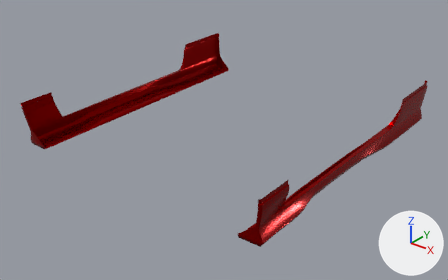
One commit to the Blender file content/cars/nissan_rs13/sideskirts_oemkouki.blend: the scene before it, then after it.
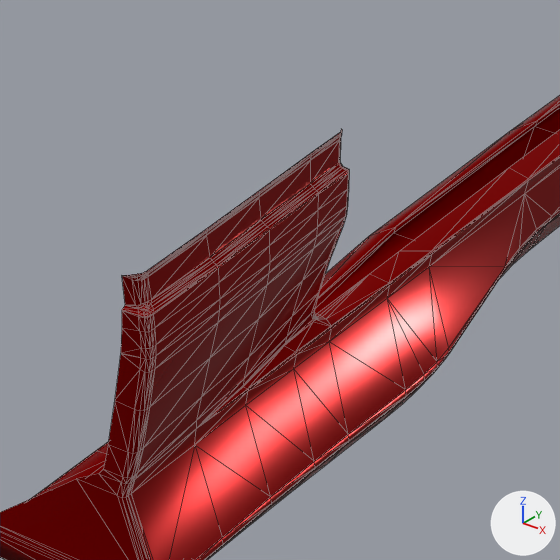
The first picture shows the older version from a camera (50 mm lens) standing at (2.13, -2.7, 1.61) and looking at (0.01, -0.04, -0.03). The close-ups show both versions on the part from 54% to 71% of the width and 58% to 85% of the height of that picture; other places that the commit changed are outside them. The lights are fixed; the arrows at lower right show +X, +Y and +Z. The close-ups show mesh edges as thin lines.

Objects in the first close-up: 'Sideskirts'.
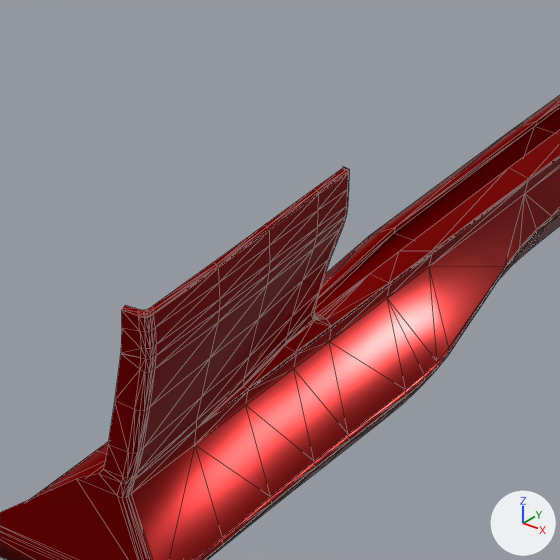
Changed parts and their boxes [x1, y1, x2, y2] in the close-ups (560 x 560 px):
part 1 of me_sideskirts, cut back: before [122, 129, 349, 346]; after [122, 229, 269, 332]

Patch to the scene script:
```diff
--- a/content/cars/nissan_rs13/sideskirts_oemkouki.blend.py
+++ b/content/cars/nissan_rs13/sideskirts_oemkouki.blend.py
@@ me_sideskirts @@
 # used by ob_sideskirts; location = (0.0, 0.0, 0.0)
-me_sideskirts.from_pydata(...)  # 1847 vertices, 3116 faces, 6 loose edges; spans x -0.85..0.85, y -0.85..0.94, z -0.02..0.26
+me_sideskirts.from_pydata(...)  # 1421 vertices, 2448 faces, 6 loose edges; spans x -0.85..0.85, y -0.84..0.94, z -0.02..0.23
+# me_sideskirts part 1: 4 vertices moved within x 0.84..0.85, y -0.84..-0.63, z 0.22; 118 vertices removed from x 0.83..0.85, y -0.85..-0.63, z 0.21..0.25
 me_sideskirts.materials.append(mat_paint)
```
